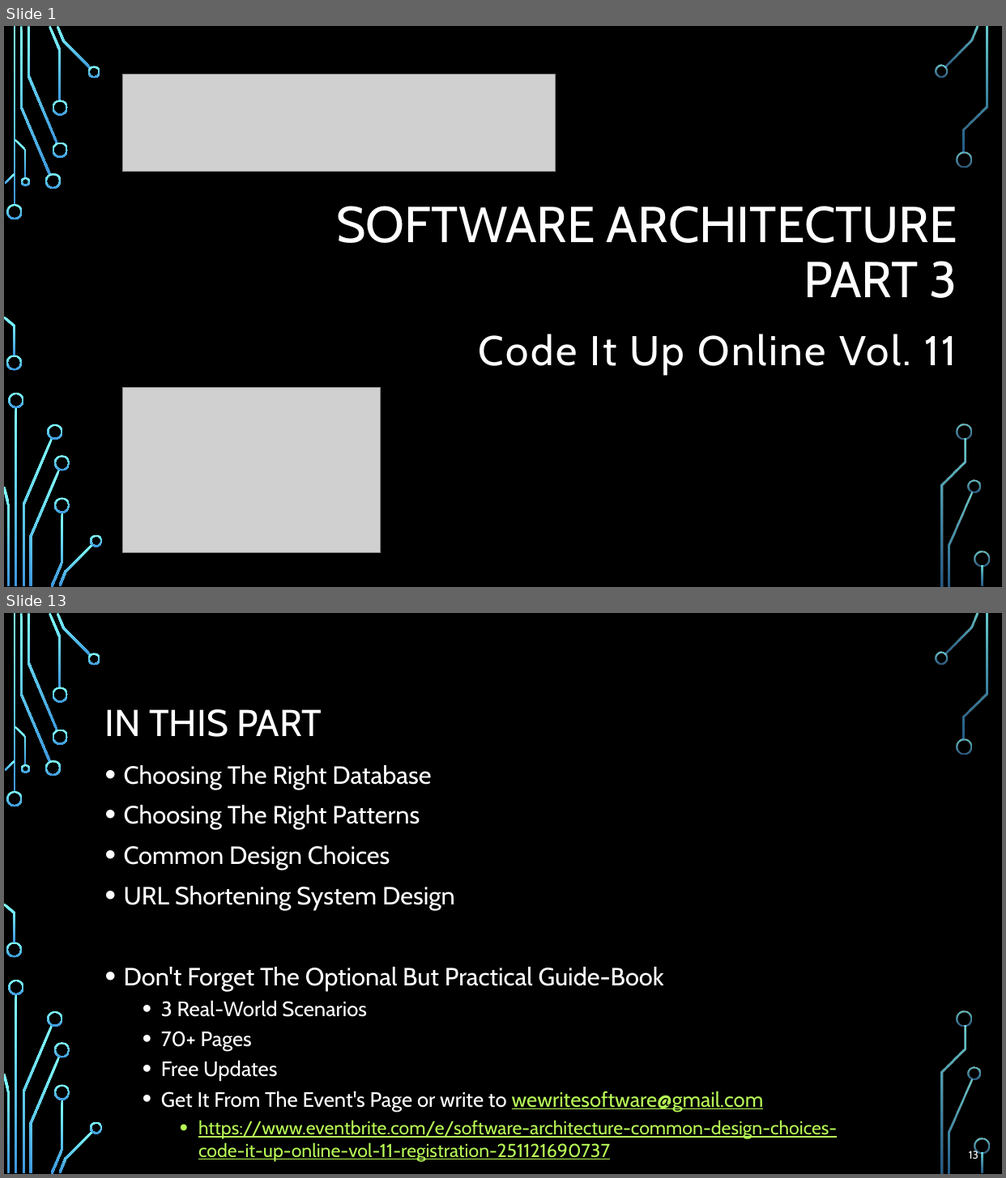
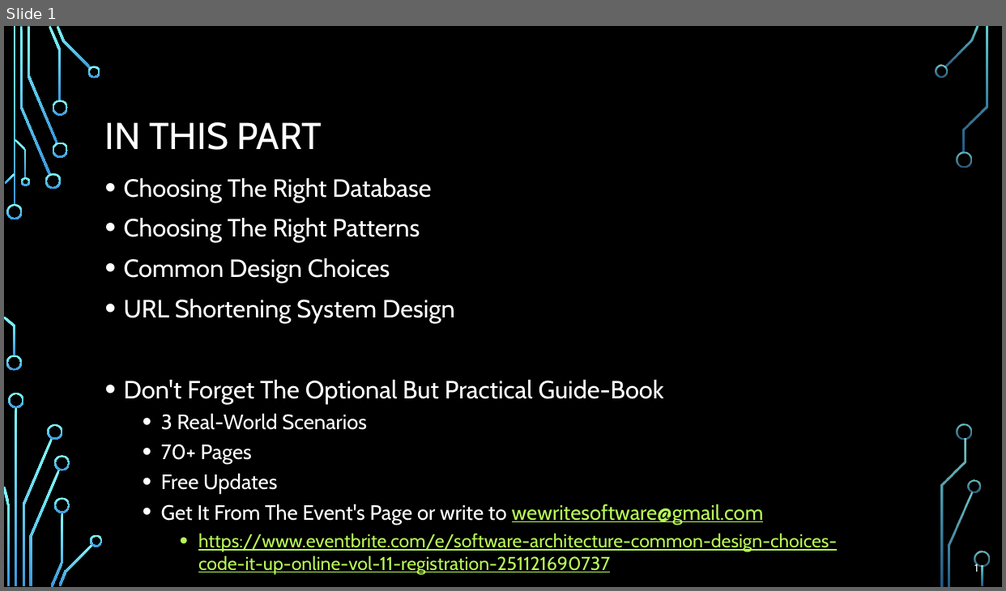
Before and after one commit to profjordanov/doctorate, a slide deck: resources/Software-Architecture-S/Presentation-Part3-Common-Design-Choices.pptx. Shown one above the other, each under a label of ours: slides 1 and 13 before the commit, slide 1 after it; the slides between them are not shown. The pictures are 1006x1178 and 1006x591 pixels, drawn with LibreOffice and Linux fonts; fonts in the diff are those of the drawing; grey boxes stand for pictures; background and template pictures are left out. Boxes give left, top, right and bottom in pixels: in the first picture for what was removed or moved away, otherwise in the second. Text is boxed around its words. In the diff, an @@ line names an element or a change of style, - is before the commit and + after.

```diff
--- a/resources/Software-Architecture-S/Presentation-Part3-Common-Design-Choices.pptx
+++ b/resources/Software-Architecture-S/Presentation-Part3-Common-Design-Choices.pptx
@@ slide 1 removed at box(4, 26, 1002, 587), background picture (left out); not listed: 36 template elements that a slide beside it also shows @@
@@ picture removed at box(122, 74, 555, 171) @@
@@ title removed at box(337, 206, 957, 298) @@
-SOFTWARE ARCHITECTURE PART 3
@@ subtitle removed at box(479, 334, 957, 374) @@
-Code It Up Online Vol. 11
@@ picture removed at box(122, 387, 381, 553) @@
@@ what was slide 13 is now slide 1 @@
@@ page number at box(974, 563, 978, 572): text changed @@
-13
+1
```
Also in this commit, not shown: 18 other slides removed.
